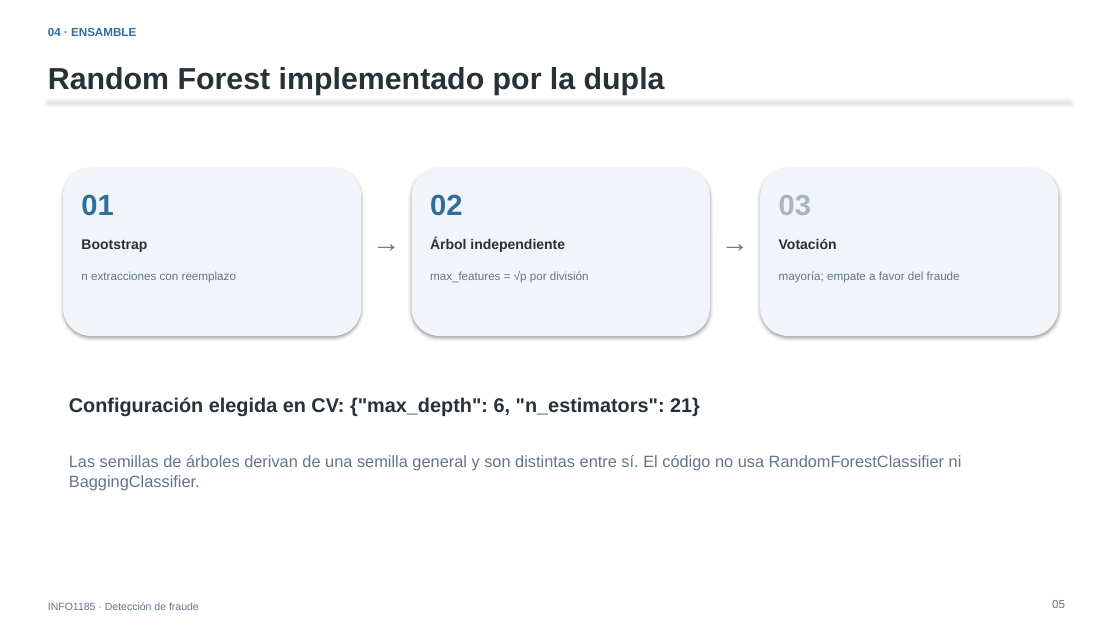
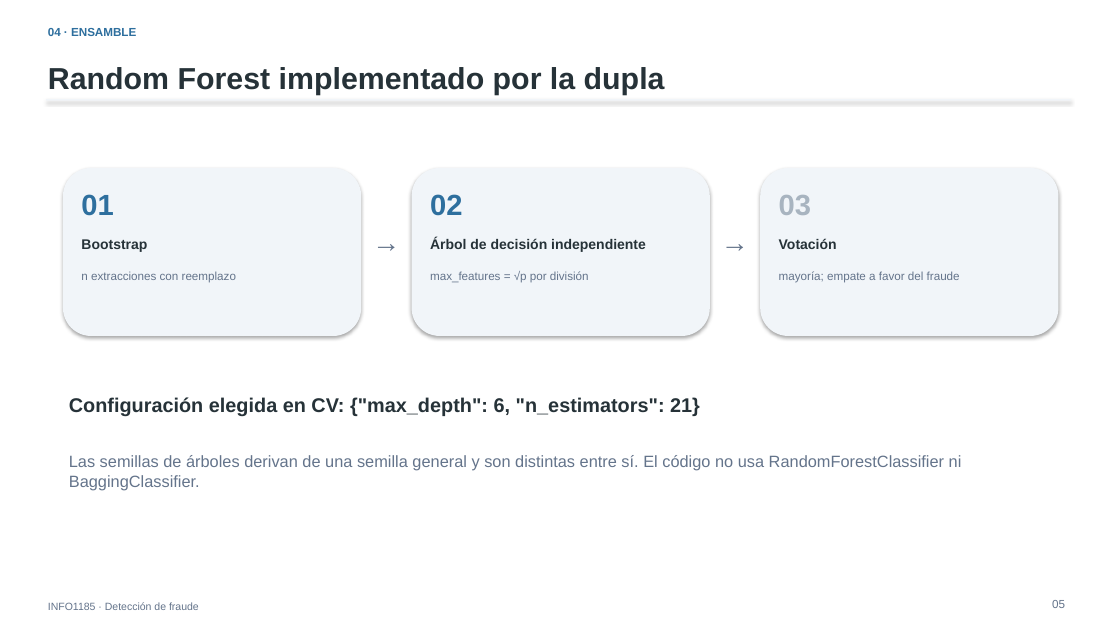
Before and after one commit to FernandoValdes01/Fraudetection, a slide deck: slide 5 of documentacion/contexto/presentaciones_anteriores/defensa_fraude.pptx. Drawn at 1120x630 pixels with LibreOffice and Linux fonts; fonts in the diff are those of the drawing. Boxes give left, top, right and bottom in pixels: in the first picture for what was removed or moved away, otherwise in the second. Text is boxed around its words. In the diff, an @@ line names an element or a change of style, - is before the commit and + after.

```diff
--- a/documentacion/contexto/presentaciones_anteriores/defensa_fraude.pptx
+++ b/documentacion/contexto/presentaciones_anteriores/defensa_fraude.pptx
@@ text at [430, 237, 646, 252]: text changed @@
-Árbol independiente
+Árbol de decisión independiente
```
Also in this commit, not shown: 3 other slides changed, 13 other files.
